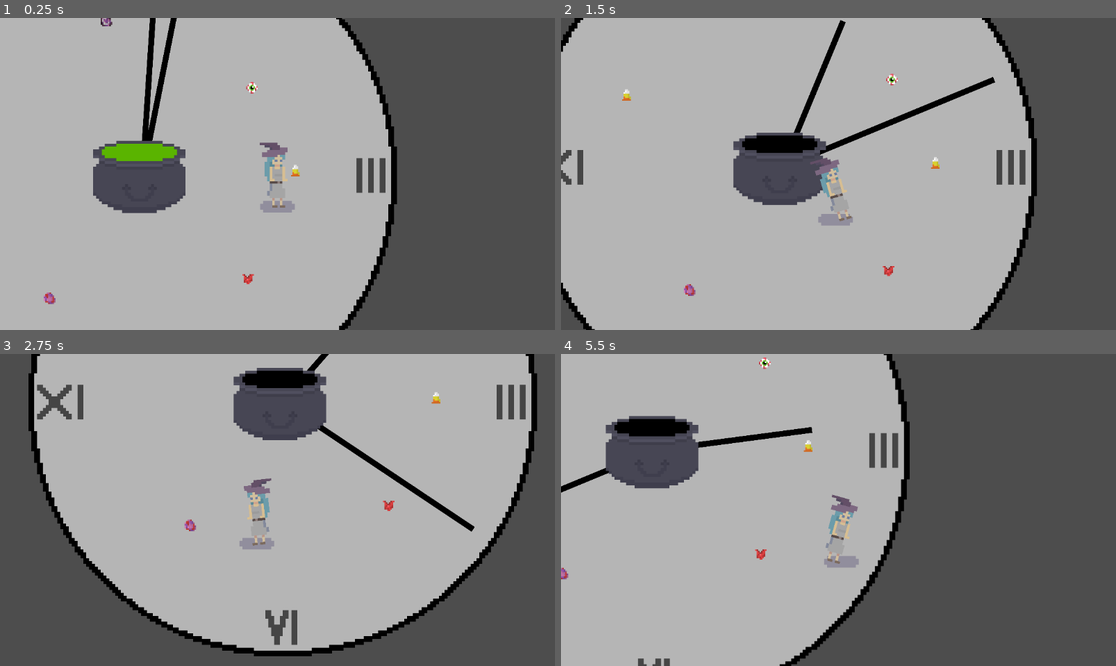
Above: before the commit, frames 1-4 (two rows, left to right).
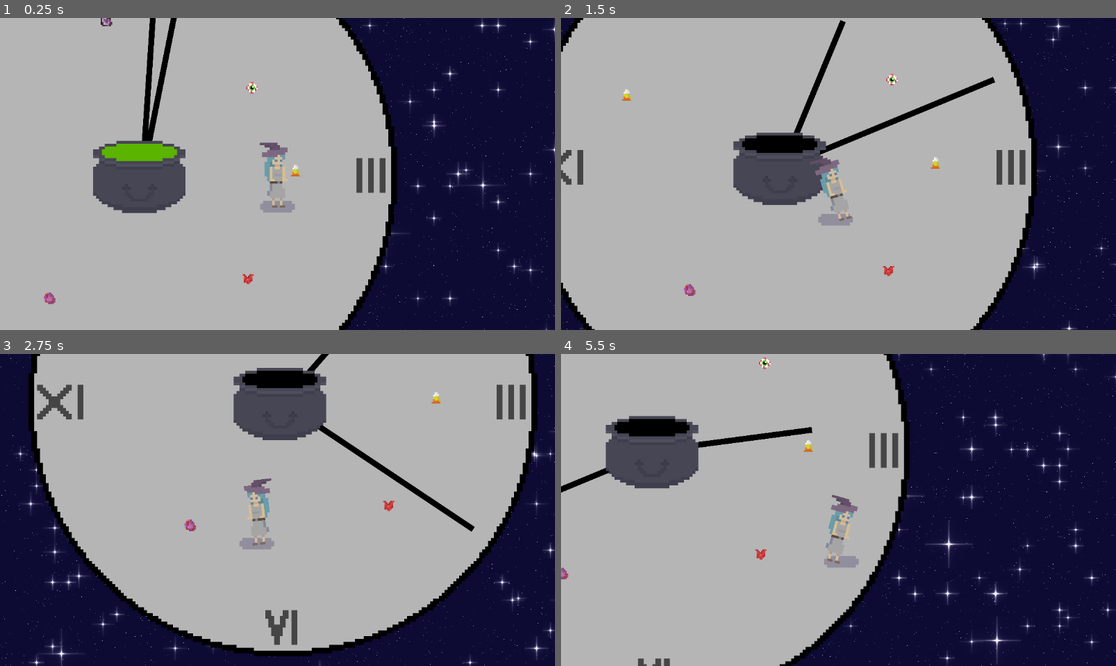
Above: after the commit, the same moments.

Repository: arrowira/miniJam189
Game: Godot game, scene res://Scenes/main.tscn
Same seed, same stepped clock (60 frames per second), same inputs: the game is played once before the commit and once after it.
Inputs:
- Up to frame 1 (0.25 s): no input
- Up to frame 2 (1.5 s): hold A (right) 0.53-1.28 s; tap Space (jump) at 0.77 s; hold S (down) from 1.28 s (still down)
- Up to frame 3 (2.75 s): tap Space (jump) at 1.52 s; release S (down) at 2.03 s; hold A (right) from 2.03 s (still down)
- Up to frame 4 (5.5 s): release A (right) at 2.78 s; hold W (up) 2.78-3.53 s; tap Space (jump) at 3.02, 3.77, 4.52 s; hold D (left) 3.53-5.03 s; hold S (down) from 5.03 s (still down)

The runs differ from the first frame. In frame 1, 31% of the frame differs, in the area x 61-100%, y 0-100%; in frame 2, 18%; in frame 3, 27%; in frame 4, 42%, in the area x 41-100%, y 0-100%.
Error in both runs: Invalid assignment of property or key 'color' with value of type 'Nil' on a base object of type 'Polygon2D'. (res://Scripts/cauldron.gd:11)

Commit message:
background

Diff:
--- /dev/null
+++ b/minijam189/Scenes/background.tscn
@@ -0,0 +1,34 @@
+[gd_scene load_steps=3 format=3 uid="uid://era61honrxfh"]
+
+[ext_resource type="Shader" path="res://stars.gdshader" id="1_qgdcf"]
+
+[sub_resource type="ShaderMaterial" id="ShaderMaterial_xvq6p"]
+shader = ExtResource("1_qgdcf")
+shader_parameter/horizontalMovement = 1.9
+shader_parameter/verticalMovement = 0.1
+shader_parameter/frequencyStar = 0.1
+shader_parameter/sizeStar = 100.0
+shader_parameter/brightnessStar = 3.0
+shader_parameter/shineFrequencyStar = 8.0
+shader_parameter/transparencyStar = 0.0
+shader_parameter/starIterations = 3
+shader_parameter/frequencyBgStar = 0.996
+shader_parameter/shineFrequencyBgStar = 1.0
+shader_parameter/transparencyBgStar = 0.0
+shader_parameter/colorBackground = Color(0.05, 0.04, 0.2, 1)
+shader_parameter/transparencyBackground = 0.0
+shader_parameter/seed = 0.0
+
+[node name="background" type="Node2D"]
+
+[node name="CanvasLayer" type="CanvasLayer" parent="."]
+layer = -1
+
+[node name="ColorRect" type="ColorRect" parent="CanvasLayer"]
+z_index = -100
+material = SubResource("ShaderMaterial_xvq6p")
+anchors_preset = 15
+anchor_right = 1.0
+anchor_bottom = 1.0
+grow_horizontal = 2
+grow_vertical = 2
--- a/minijam189/Scenes/main.tscn
+++ b/minijam189/Scenes/main.tscn
@@ -1,5 +1,6 @@
-[gd_scene load_steps=9 format=3 uid="uid://da84iljfblkf7"]
+[gd_scene load_steps=10 format=3 uid="uid://da84iljfblkf7"]
 
+[ext_resource type="PackedScene" uid="uid://era61honrxfh" path="res://Scenes/background.tscn" id="1_8cshn"]
 [ext_resource type="PackedScene" uid="uid://cgwo618sggyid" path="res://Scenes/clock.tscn" id="1_kxde8"]
 [ext_resource type="PackedScene" uid="uid://r10kfgnss2h0" path="res://Scenes/player.tscn" id="2_ee1yk"]
 [ext_resource type="PackedScene" uid="uid://ceou6ww1oulsy" path="res://Scenes/Cauldron.tscn" id="3_8guol"]
@@ -11,6 +12,9 @@
 
 [node name="Node2D" type="Node2D"]
 y_sort_enabled = true
+
+[node name="background" parent="." instance=ExtResource("1_8cshn")]
+z_index = -10
 
 [node name="Node2D" parent="." instance=ExtResource("1_kxde8")]
 z_index = -1
--- /dev/null
+++ b/minijam189/stars.gdshader
@@ -0,0 +1,67 @@
+shader_type canvas_item;
+
+group_uniforms MainStars;
+//Main star adjustments: Color, movement direction, shine, brightnessStar, periodicity, size, and quantity.
+uniform sampler2D gradientA;
+uniform float horizontalMovement: hint_range(-2.0, 2.0, 0.1) = 0.1;
+uniform float verticalMovement: hint_range(-2.0, 2.0, 0.1) = 0.1;
+uniform float frequencyStar: hint_range(0.0, 1.0, 0.01) = 0.1;
+uniform float sizeStar: hint_range(10.0, 200.0, 10.0) = 100.0;
+uniform float brightnessStar: hint_range(1.0, 5.0, 1.0) = 3.0;
+uniform float shineFrequencyStar: hint_range(1.0, 20.0, 1.0) = 8.0;
+uniform float transparencyStar: hint_range(0.0, 1.0, 0.01) = 0.0;
+uniform int starIterations: hint_range(1, 10, 1) = 3;
+group_uniforms BackgroundStars;
+//Background star adjustments
+uniform sampler2D gradientB;
+uniform float frequencyBgStar: hint_range(0.950, 1.0, 0.001) = 0.996;
+uniform float shineFrequencyBgStar: hint_range(0.0, 5.0, 1.0) = 1.0;
+uniform float transparencyBgStar: hint_range(0.0, 1.0, 0.01) = 0.0;
+group_uniforms Background;
+//Background color and transparency
+uniform vec4 colorBackground: source_color = vec4(0.05, 0.04, 0.20, 1.0);
+uniform float transparencyBackground: hint_range(0.0, 1.0, 0.01) = 0.0;
+group_uniforms Noise;
+//Seeding for different noise generation, mainly to eliminate background star patterns
+uniform float seed: hint_range(0.0, 100.0, 1.0) = 0.0;
+
+float rand(vec2 st) {
+	return fract(sin(dot(st.xy, vec2(seed+12.9898,78.233))) * 43758.5453123);
+	}
+
+float remap(float prob, float starValue) {
+	return (starValue - prob)/(1.0-prob);
+	}
+
+void fragment() {
+	float prob = 1.0 - frequencyStar;
+	float travelx = TIME*horizontalMovement;
+	float travely = TIME*verticalMovement;
+	float color = 0.0;
+	COLOR = vec4(colorBackground.rgb, 1.0 - transparencyBackground);
+
+	for(int i = 1; i < 1 + starIterations; i++) {
+		float size = sizeStar/float(i);
+		vec2 pos = vec2(floor((1.0 / size * FRAGCOORD.x)+travelx), floor((1.0 / size * FRAGCOORD.y)+travely));
+		float starValue = rand(pos);
+
+		if (starValue > prob)
+		{
+			vec2 center = size * pos + vec2(size, size) * 0.5;
+			float t = 0.9 + 0.2 * sin(TIME * shineFrequencyStar + (starValue - prob) / (1.0 - prob) * 45.0);
+			vec2 modifiedCoords = vec2(FRAGCOORD.x + travelx*size, FRAGCOORD.y + travely*size);
+			color = 1.0 - distance(modifiedCoords, center) / (0.5 * size);
+			color = t*t*brightnessStar/float(i) / (clamp(distance(modifiedCoords.y, center.y), 0.5, size/2.0-1.0)) / (clamp(distance(modifiedCoords.x, center.x), 0.5, size/2.0-1.0));
+			vec4 colormapA = texture(gradientA, vec2(remap(prob, starValue)));
+			COLOR += colormapA * color * (1.0 - transparencyStar);
+		}
+	}
+
+	if (rand(SCREEN_UV.xy / 20.0) > frequencyBgStar)
+		{
+			float r = rand(SCREEN_UV.xy);
+			color = r * (0.85 * sin(TIME * shineFrequencyBgStar * (r * 5.0) + 720.0 * r) + 0.95);
+			vec4 colormapB = texture(gradientB, vec2(r));
+			COLOR += color * colormapB * (1.0 - transparencyBgStar);
+		}
+	}
